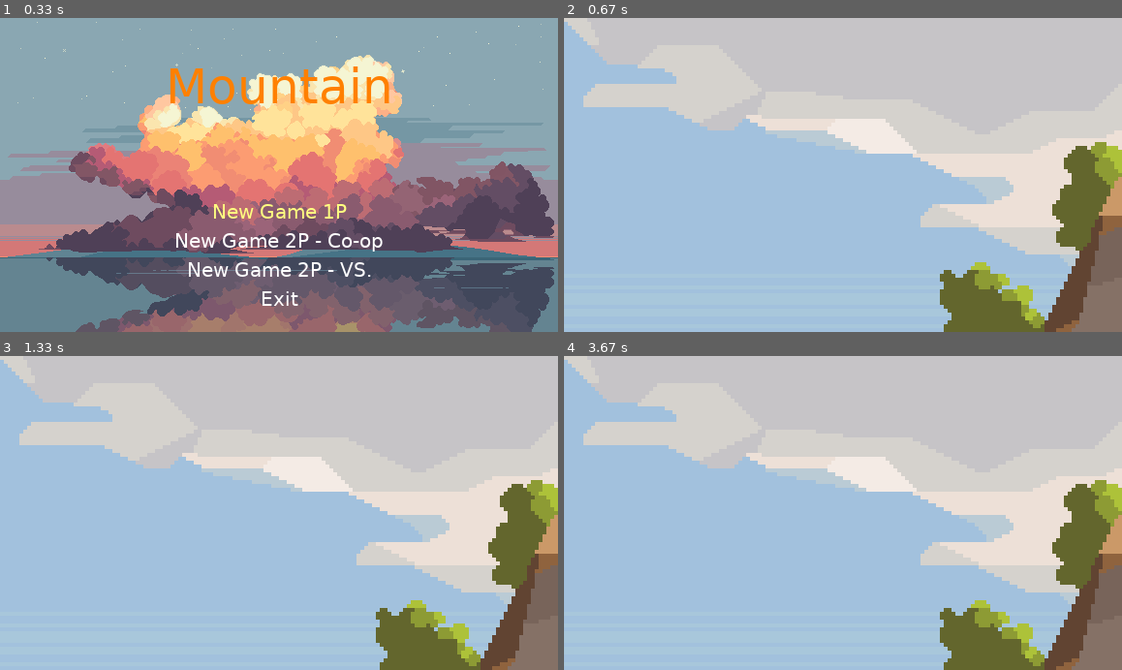
Above: before the commit, frames 1-4 (two rows, left to right).
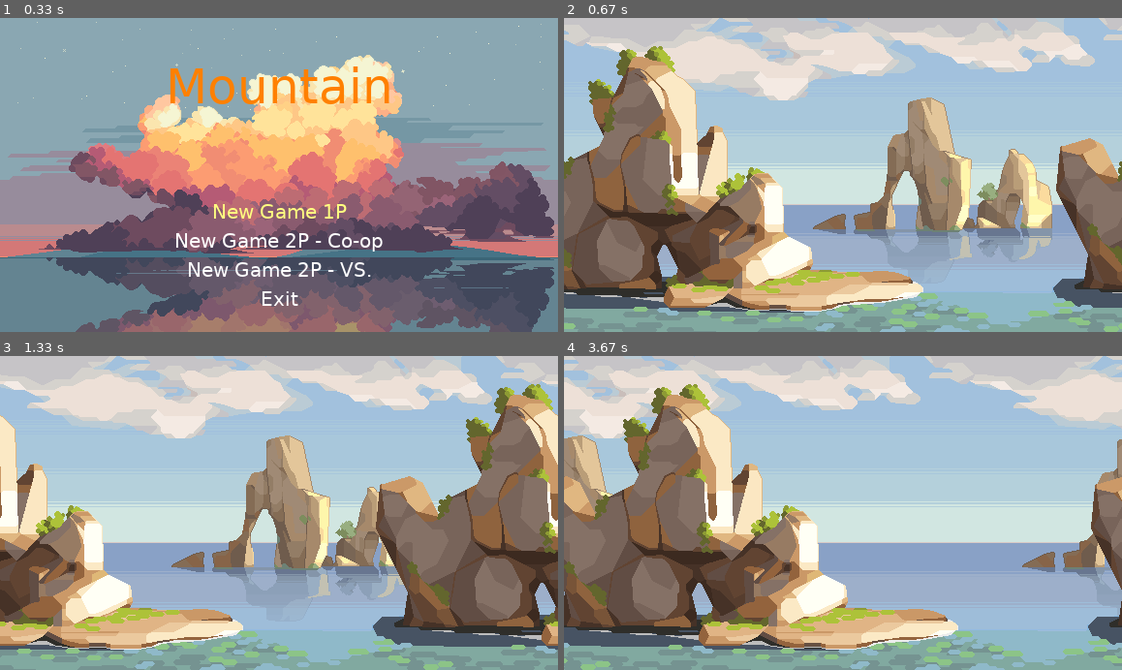
Above: after the commit, the same moments.

Repository: Arthurobdfv/pyGameExperiment
Game: pygame game, started from main.py
The game is run twice, just before and just after one commit, with the same random seed, the same clock (stepped at 60 frames per second) and the same inputs.
Inputs:
- Up to frame 1 (0.33 s): no input
- Up to frame 2 (0.67 s): tap Enter at 0.33 s
- Up to frame 3 (1.33 s): no input
- Up to frame 4 (3.67 s): no input

Frame 1 is identical in both runs. In frame 2, 81% of the frame differs, in the area x 0-100%, y 0-100%; in frame 3, 77%; in frame 4, 83%.

Commit message:
Added Parallax Effect on Background of Level 1

Diff:
--- a/Modulos/background.py
+++ b/Modulos/background.py
@@ -1,10 +1,15 @@
 from Modulos.entity2d import Entity2D
 from pygame import *
+from Modulos.const import *
 
 class Background(Entity2D):
     def __init__(self, name:str, path: str, position:tuple):
         #self.window = window
+        self.path = path[-1]
         Entity2D.__init__(self, name, 'Background/' + path, position)
 
     def move(self):
+        self.rect.centerx -= ENTITY_SPEED[self.path]
+        if(self.rect.right <= 0):
+            self.rect.left = WIN_WIDTH
         pass
--- a/Modulos/const.py
+++ b/Modulos/const.py
@@ -11,3 +11,13 @@
     'New Game 2P - VS.',
     'Exit'
 )
+
+
+# E
+ENTITY_SPEED = {
+    "1": 0,
+    "2": 1,
+    "3": 2,
+    "4": 2,
+    "5": 3,
+    }
--- a/Modulos/entityfactory.py
+++ b/Modulos/entityfactory.py
@@ -1,8 +1,13 @@
 from Modulos.background import Background
+from Modulos.const import *
 
 class EntityFactory:
     @staticmethod
     def get_entity(entity_name: str, position=(0,0)):
         match entity_name:
             case 'Level1':
-                return Background(f'Level1', 'Ocean_7/6',position)
+                list_bg = []
+                for i in range(5):
+                    list_bg.append(Background(f'Level1', f'Ocean_7/{i+1}',position))
+                    list_bg.append(Background(f'Level1', f'Ocean_7/{i+1}',(WIN_WIDTH, 0)))
+                return list_bg
--- a/Modulos/level.py
+++ b/Modulos/level.py
@@ -7,11 +7,12 @@
         self.name = nome
         self.mode = menu_option
         self.entity_list: list[Entity2D] = []
-        self.entity_list.append(EntityFactory.get_entity('Level1', (0,0)))
+        self.entity_list.extend(EntityFactory.get_entity('Level1', (0,0)))
 
     def Run(self):
         while True:
             for ent in self.entity_list:
                 self.window.blit(source=ent.surf, dest=ent.rect)
+                ent.move()
             pygame.display.flip()
         pass
